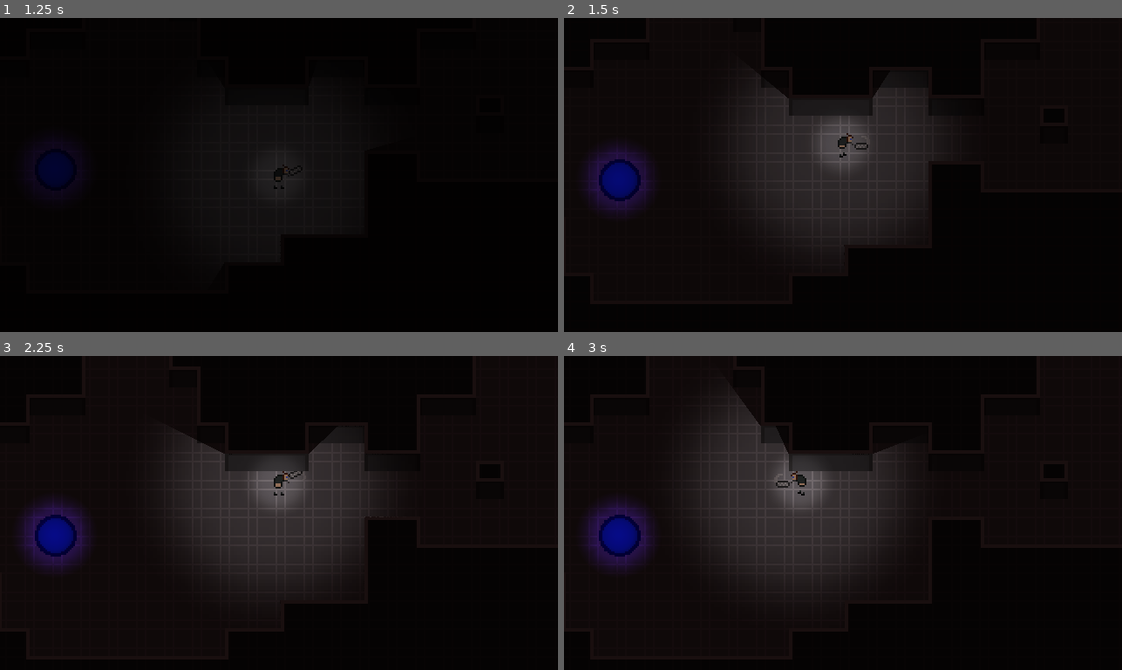
Above: before the commit, frames 1-4 (two rows, left to right).
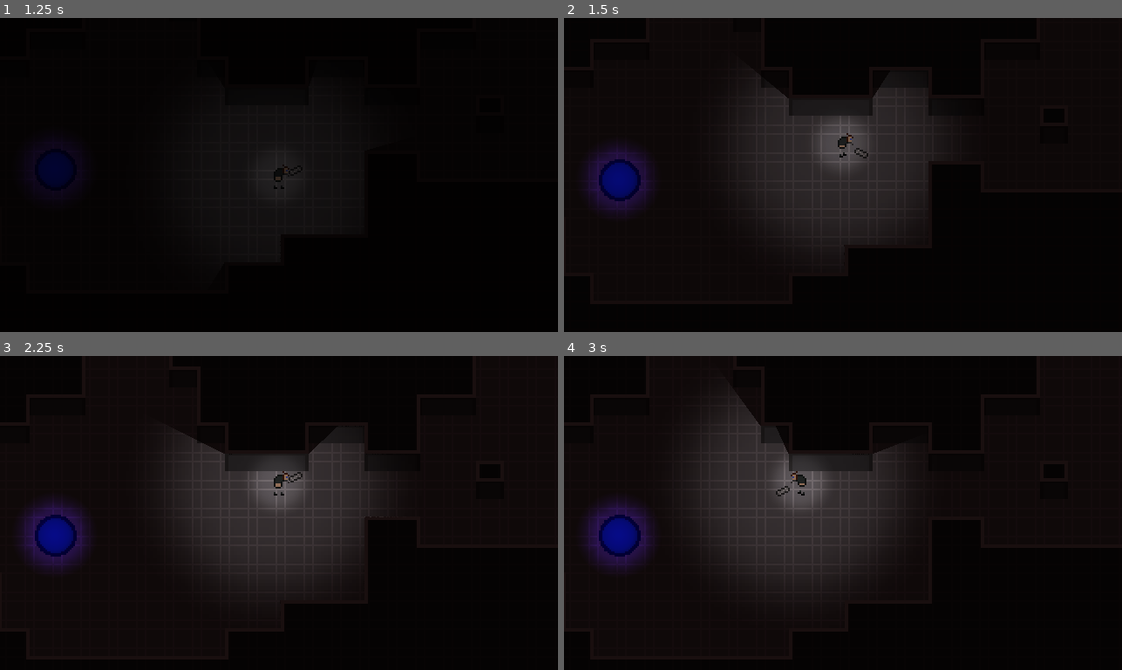
Above: after the commit, the same moments.

Repository: Evanaellio/ludumdare46
Game: Godot game, scene res://Game/Game.tscn
The game is run twice, just before and just after one commit, with the same random seed, the same clock (stepped at 60 frames per second) and the same inputs. The engine's default icon, where the game draws it, is replaced by a stand-in: a white triangle on a blue panel in a dark square. Sound files missing from this copy of the repository are replaced by a short silence.
Inputs:
- Up to frame 1 (1.25 s): click "New game" at 0.5 s
- Up to frame 2 (1.5 s): tap Enter at 1.25 s; hold W (Up) from 1.28 s (still down); tap Space (Attack) at 1.35 s
- Up to frame 3 (2.25 s): keep holding W (Up); tap Space (Attack) at 2 s; tap E (Use) at 2.1 s
- Up to frame 4 (3 s): tap Enter at 2.75 s; release W (Up) at 2.78 s; hold A (Left) from 2.78 s (still down); tap Space (Attack) at 2.85 s

Frame 1 is identical in both runs. In frame 2, less than 0.1% of the frame differs, in the area x 52-55%, y 39-45%; in frame 3, less than 0.1%; in frame 4, less than 0.1%, in the area x 37-41%, y 39-45%.
Error in both runs: Trying to assign value of type 'AudioStreamPlayer2D' to a variable of type 'AudioStreamPlayer'. (res://Prefabs/player/Keyboard.gd:7)

Commit message:
Improve keyboard feel

Diff:
--- a/Prefabs/player/Keyboard.tscn
+++ b/Prefabs/player/Keyboard.tscn
@@ -5,7 +5,6 @@
 
 [sub_resource type="Animation" id=1]
 resource_name = "attack_down"
-length = 0.3
 tracks/0/type = "value"
 tracks/0/path = NodePath("Sprite:frame")
 tracks/0/interp = 1
@@ -13,7 +12,7 @@
 tracks/0/imported = false
 tracks/0/enabled = true
 tracks/0/keys = {
-"times": PoolRealArray( 0, 0.3 ),
+"times": PoolRealArray( 0, 1 ),
 "transitions": PoolRealArray( 1, 1 ),
 "update": 0,
 "values": [ 0, 4 ]
@@ -25,7 +24,7 @@
 tracks/1/imported = false
 tracks/1/enabled = true
 tracks/1/keys = {
-"times": PoolRealArray( 0, 0.3 ),
+"times": PoolRealArray( 0, 1 ),
 "transitions": PoolRealArray( 1, 1 ),
 "update": 1,
 "values": [ PoolVector2Array( 0.0139542, -9.99487, 0.0161171, 8.17732, 9.93985, 8.47192, 9.70902, -9.91793 ), PoolVector2Array(  ) ]
@@ -33,7 +32,6 @@
 
 [sub_resource type="Animation" id=2]
 resource_name = "attack_up"
-length = 0.3
 tracks/0/type = "value"
 tracks/0/path = NodePath("Sprite:frame")
 tracks/0/interp = 1
@@ -41,7 +39,7 @@
 tracks/0/imported = false
 tracks/0/enabled = true
 tracks/0/keys = {
-"times": PoolRealArray( 0, 0.3 ),
+"times": PoolRealArray( 0, 1 ),
 "transitions": PoolRealArray( 1, 1 ),
 "update": 0,
 "values": [ 4, 8 ]
@@ -53,7 +51,7 @@
 tracks/1/imported = false
 tracks/1/enabled = true
 tracks/1/keys = {
-"times": PoolRealArray( 0, 0.3 ),
+"times": PoolRealArray( 0, 1 ),
 "transitions": PoolRealArray( 1, 1 ),
 "update": 1,
 "values": [ PoolVector2Array( 0.0139542, -9.99487, 0.0161171, 8.17732, 9.93985, 8.47192, 9.70902, -9.91793 ), PoolVector2Array(  ) ]
@@ -72,6 +70,7 @@
 frame = 8
 
 [node name="Animation" type="AnimationPlayer" parent="."]
+playback_speed = 15.0
 anims/attack_down = SubResource( 1 )
 anims/attack_up = SubResource( 2 )
 
Binary file changed: Prefabs/player/keyboard.png
